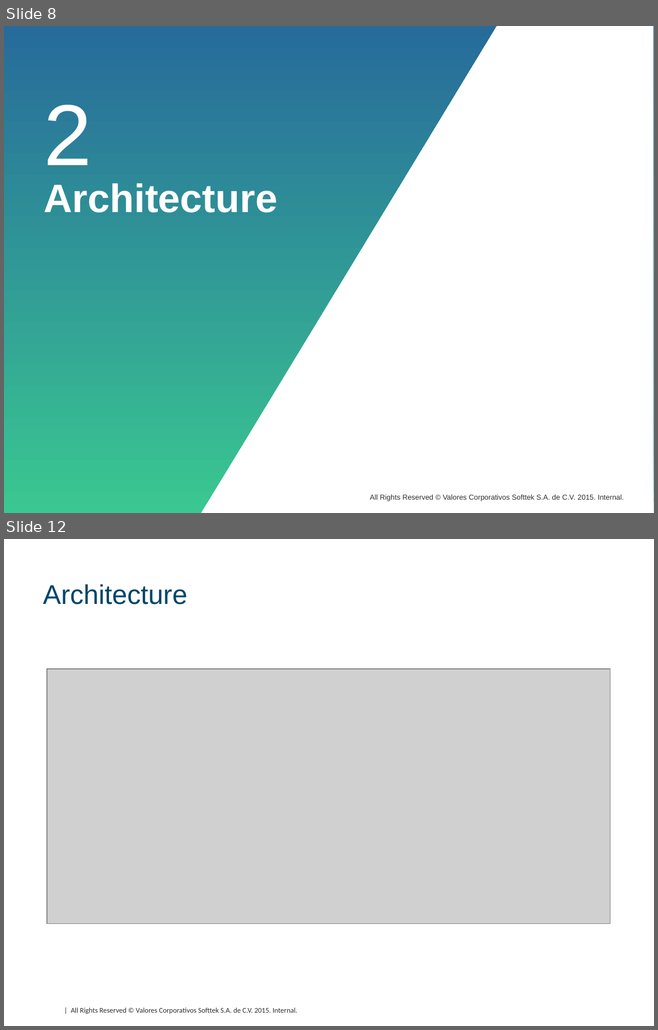
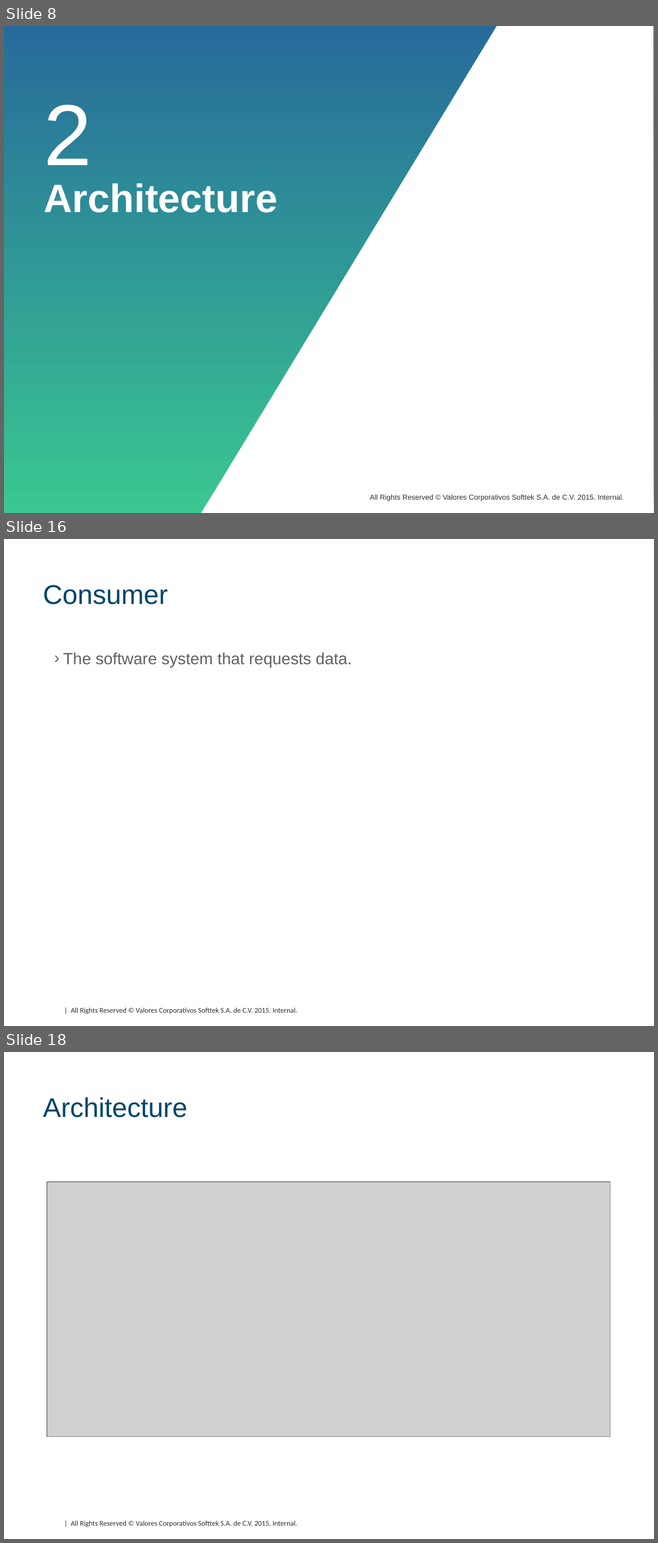
Before and after one commit to DavidHertz/WebServices, a slide deck: SOAP/doc/SOAP.pptx. Shown one above the other, each under a label of ours: slides 8 and 12 before the commit, slides 8, 16 and 18 after it; the slides between them are not shown. The pictures are 658x1030 and 658x1543 pixels, drawn with LibreOffice and Linux fonts; fonts in the diff are those of the drawing; grey boxes stand for pictures; background and template pictures are left out. Boxes give left, top, right and bottom in pixels: in the first picture for what was removed or moved away, otherwise in the second. Text is boxed around its words. In the diff, an @@ line names an element or a change of style, - is before the commit and + after.

```diff
--- a/SOAP/doc/SOAP.pptx
+++ b/SOAP/doc/SOAP.pptx
@@ slide 16 added at box(4, 539, 654, 1026), background #FFFFFF; not listed: 1 template element that a slide beside it also shows @@
@@ title added at box(43, 585, 168, 605), 30 pt, text #004569 @@
+Consumer
@@ text added at box(63, 652, 351, 667), 18 pt, text #5E6264 @@
+› The software system that requests data.
@@ what was slide 12 is now slide 18 @@
```
Also in this commit, not shown: 4 slides changed, 8 other slides added, 12 slides removed, 16 other files.
